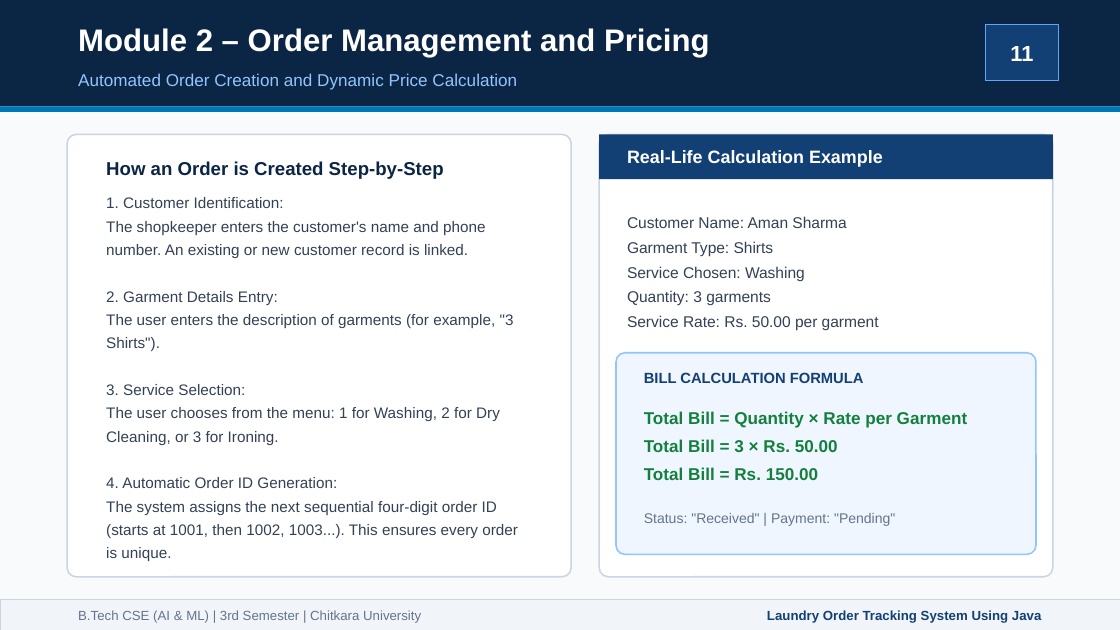
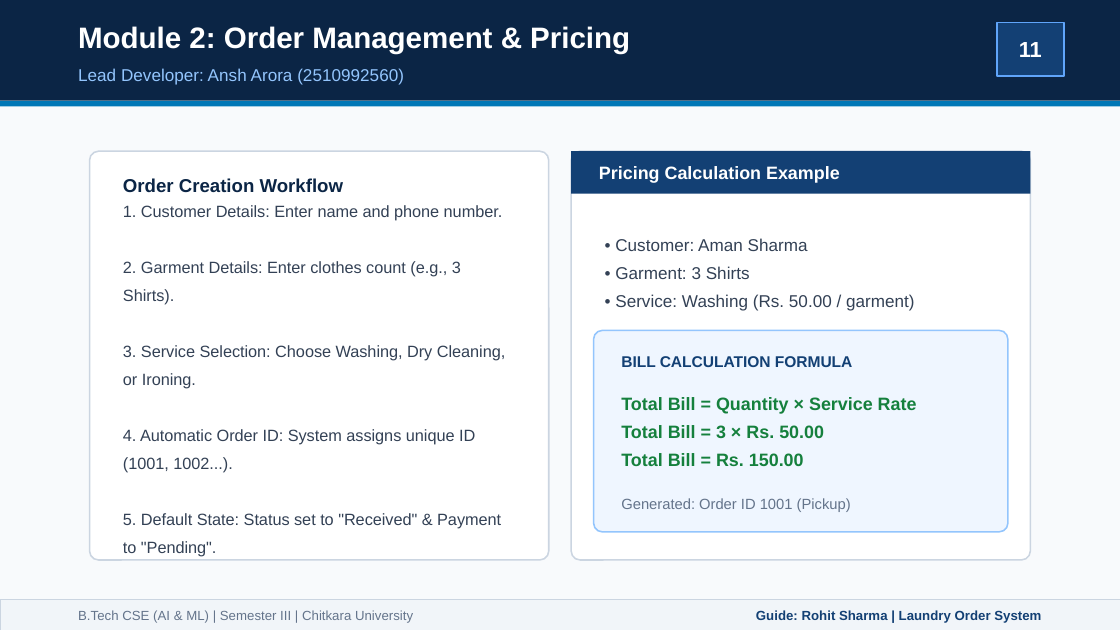
Before and after one commit to Tanmay-Arora19/Laundry-Management-System, a slide deck: slide 11 of Laundry_Management_System_Presentation.pptx. Drawn at 1120x630 pixels with LibreOffice and Linux fonts; fonts in the diff are those of the drawing. Boxes give left, top, right and bottom in pixels: in the first picture for what was removed or moved away, otherwise in the second. Text is boxed around its words. In the diff, an @@ line names an element or a change of style, - is before the commit and + after.

Commit message:
Compress presentation content, add exact team member details, and update faculty guide to Rohit Sharma

```diff
--- a/Laundry_Management_System_Presentation.pptx
+++ b/Laundry_Management_System_Presentation.pptx
@@ rectangle: place and size @@
-rectangle at (0, 0, 1120, 106)
+rectangle at (0, 0, 1120, 101)
@@ text at (78, 26, 630, 54): text changed; size 20 to 19 pt @@
-Module 2 – Order Management and Pricing
+Module 2: Order Management & Pricing
@@ text "11": place and size @@
-text "11" at (1010, 46, 1033, 61)
+text "11" at (1019, 42, 1042, 57)
@@ rectangle: place and size @@
-rectangle at (986, 25, 1058, 81)
+rectangle at (997, 22, 1064, 76)
@@ text at (78, 68, 404, 85): text changed @@
-Automated Order Creation and Dynamic Price Calculation
+Lead Developer: Ansh Arora (2510992560)
@@ rectangle: place and size @@
-rectangle at (0, 106, 1120, 112)
+rectangle at (0, 101, 1120, 106)
@@ rounded rectangle: place and size @@
-rounded rectangle at (67, 134, 571, 577)
+rounded rectangle at (90, 151, 549, 560)
@@ rounded rectangle at (90, 151, 549, 560): proportions changed @@
@@ text at (123, 178, 343, 193): text changed @@
-How an Order is Created Step-by-Step
+Order Creation Workflow
@@ rounded rectangle at (571, 151, 1030, 560): proportions changed @@
@@ rounded rectangle: place and size @@
-rounded rectangle at (599, 134, 1053, 577)
+rounded rectangle at (571, 151, 1030, 560)
@@ rectangle: place and size @@
-rectangle at (599, 134, 1053, 179)
+rectangle at (571, 151, 1030, 194)
@@ text at (599, 166, 840, 183): text changed @@
-Real-Life Calculation Example
+Pricing Calculation Example
@@ text at (123, 205, 506, 529): text changed; size 9.8 to 10.5 pt @@
-1. Customer Identification:
-The shopkeeper enters the customer's name and phone number. An existing or new customer record is linked.
-2. Garment Details Entry:
-The user enters the description of garments (for example, "3 Shirts").
-3. Service Selection:
-The user chooses from the menu: 1 for Washing, 2 for Dry Cleaning, or 3 for Ironing.
-4. Automatic Order ID Generation:
-The system assigns the next sequential four-digit order ID (starts at 1001, then 1002, 1003...). This ensures every order is unique.
+1. Customer Details: Enter name and phone number.
+2. Garment Details: Enter clothes count (e.g., 3 Shirts).
+3. Service Selection: Choose Washing, Dry Cleaning, or Ironing.
+4. Automatic Order ID: System assigns unique ID (1001, 1002...).
+5. Default State: Status set to "Received" & Payment to "Pending".
@@ text at (615, 238, 915, 311): text changed; size 10 to 11 pt @@
-Customer Name: Aman Sharma
-Garment Type: Shirts
-Service Chosen: Washing
-Quantity: 3 garments
-Service Rate: Rs. 50.00 per garment
+• Customer: Aman Sharma
+• Garment: 3 Shirts
+• Service: Washing (Rs. 50.00 / garment)
@@ rounded rectangle: place and size @@
-rounded rectangle at (616, 353, 1036, 554)
+rounded rectangle at (594, 330, 1008, 532)
@@ text "BILL CALCULATION FORMULA": place and size @@
-text "BILL CALCULATION FORMULA" at (644, 372, 864, 383)
+text "BILL CALCULATION FORMULA" at (621, 356, 853, 367)
@@ text "BILL CALCULATION FORMULA" at (621, 356, 853, 367): size 9.5 to 10 pt @@
@@ text "Total Bill = Quantity × ...": place and size @@
-text "Total Bill = Quantity × ..." at (644, 411, 968, 480)
+text "Total Bill = Quantity × ..." at (621, 397, 917, 471)
@@ text at (621, 397, 917, 415): text changed; size 11 to 11.5 pt @@
-Total Bill = Quantity × Rate per Garment
+Total Bill = Quantity × Service Rate
@@ text at (621, 425, 824, 471): size 11 to 11.5 pt in "Total Bill = 3 × Rs. 50.00", "Total Bill = Rs. 150.00" @@
@@ text at (621, 498, 851, 512): text changed; size 9 to 9.5 pt @@
-Status: "Received" | Payment: "Pending"
+Generated: Order ID 1001 (Pickup)
@@ text at (78, 610, 413, 623): text changed @@
-B.Tech CSE (AI & ML) | 3rd Semester | Chitkara University
+B.Tech CSE (AI & ML) | Semester III | Chitkara University
@@ text at (756, 610, 1041, 623): text changed @@
-Laundry Order Tracking System Using Java
+Guide: Rohit Sharma | Laundry Order System
```
Also in this commit, not shown: 17 other slides changed, 2 slides added, 2 slides removed, 2 other files.
